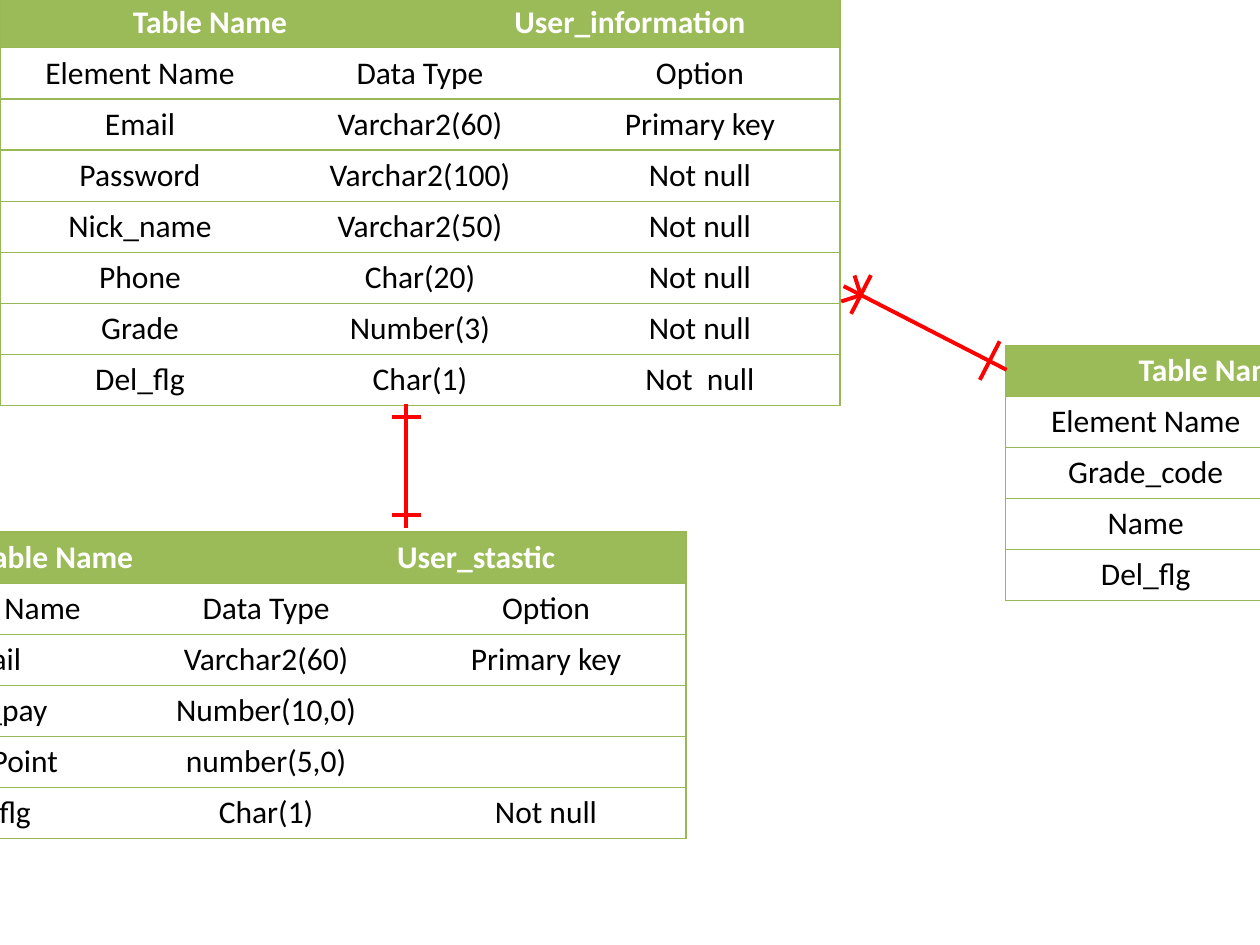
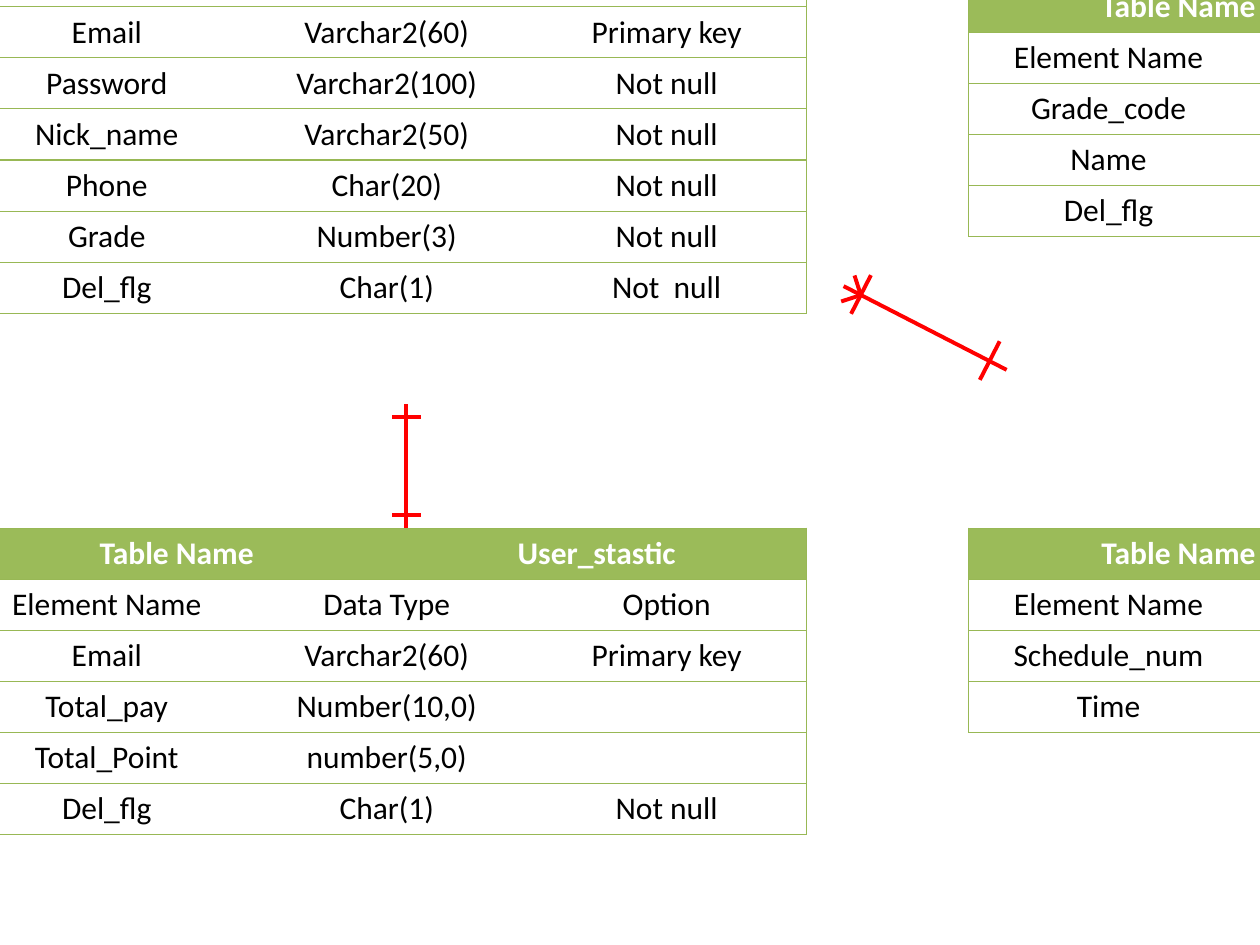
Before and after one commit to Rick00Kim/Kururu_Documents, a slide deck: slide 1 of Waxing_Ver_02_Documents/02_Specification/03_DataBase Design Document/Database_ERDiagram.pptx. Drawn at 1260x945 pixels with LibreOffice and Linux fonts; fonts in the diff are those of the drawing. Boxes give left, top, right and bottom in pixels: in the first picture for what was removed or moved away, otherwise in the second. Text is boxed around its words. In the diff, an @@ line names an element or a change of style, - is before the commit and + after.

```diff
--- a/Waxing_Ver_02_Documents/02_Specification/03_DataBase Design Document/Database_ERDiagram.pptx
+++ b/Waxing_Ver_02_Documents/02_Specification/03_DataBase Design Document/Database_ERDiagram.pptx
@@ table resized from (x1=0, y1=0, x2=839, y2=404) to (x1=0, y1=0, x2=806, y2=312) @@
@@ table resized from (x1=1005, y1=345, x2=1260, y2=600) to (x1=969, y1=0, x2=1260, y2=236) @@
@@ table resized from (x1=0, y1=532, x2=685, y2=838) to (x1=0, y1=528, x2=806, y2=834) @@
@@ table added at (x1=969, y1=528, x2=1260, y2=732), 4 rows, 4 columns @@
+Table Name |  | Schedule | 
+Element Name | Data Type |  | Option
+Schedule_num | Number |  | Primary key
+Time | Varchar2(30) |  | Not null
```
Also in this commit, not shown: 1 slide added, 1 other file.
